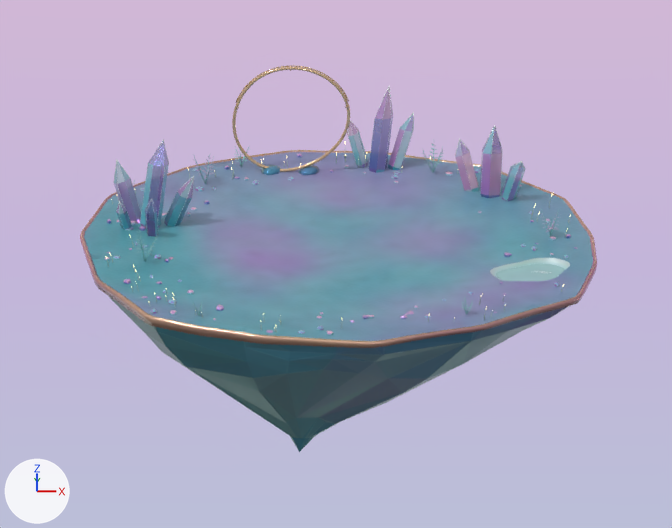
A saved change to the Blender file art/island/island.blend.
Before and after are seen from the file's camera 'SUP_Preview_Camera'. The axes (+X, +Y, +Z) are drawn at lower left. The lights are the same throughout. The first picture is the older version.

Script lines for the objects in view, before the commit:
```python
ob_island_crystal_underside___asymmetric_mineral_keel = bpy.data.objects.new('Island_Crystal_Underside | Asymmetric mineral keel', me_island_crystal_underside___asymmetric_mineral_keel)
ob_island_crystal_underside___asymmetric_mineral_keel.parent = ob_sup_island_root
ob_island_crystal_underside___asymmetric_mineral_keel.location = (0.0, 0.0, 0.0)
ob_island_pond___single_aqua_water_sheet = bpy.data.objects.new('Island_Pond | Single aqua water sheet', me_island_pond___single_aqua_water_sheet)
ob_island_pond___single_aqua_water_sheet.parent = ob_sup_island_root
ob_island_pond___single_aqua_water_sheet.location = (0.0, 0.0, 0.0)
ob_island_surface___opalescent_planting_clearing = bpy.data.objects.new('Island_Surface | Opalescent planting clearing', me_island_surface___opalescent_planting_clearing)
ob_island_surface___opalescent_planting_clearing.parent = ob_sup_island_root
ob_island_surface___opalescent_planting_clearing.location = (0.0, 0.0, 0.0)
# also in view: 'Island_Peripheral_Crystals | Cluster 2 facet family 1' at (2.4, 2.3, 0.5); 'Island_Accents | Scattered opal gravel' at (0.1, 0.1, 0.0); 'Island_Peripheral_Crystals | Cluster 1 facet family 2' at (-2.8, 0.8, 0.4); 'Island_Peripheral_Crystals | Cluster 3 facet family 1' at (0.7, 3.2, 0.7); 'SUP Preview sky backdrop' at (0.0, 12.9, -5.6)
```
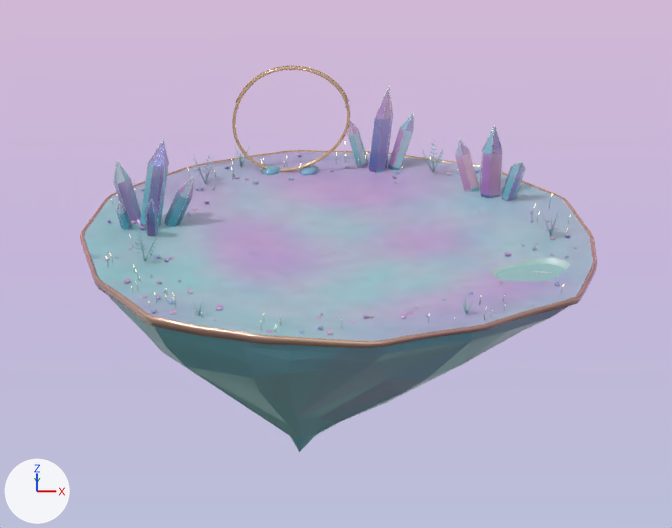
Boxes [x1, y1, x2, y2] around the edits, measured in the pictures (672 x 528 px):
'Island_Surface | Opalescent planting clearing', recoloured
    both: [84, 152, 593, 341]
part 2 of me_island_crystal_underside___asymmetric_mineral_keel, recoloured
    both: [114, 300, 566, 452]

What the commit changed:
me_island_surface___opalescent_planting_clearing has 1423 vertices, 2672 faces and spans x -3.89..3.98, y -3.78..3.85, z 0.0..0.05.
me_island_surface___opalescent_planting_clearing is used by ob_island_surface___opalescent_planting_clearing; parent ob_sup_island_root; location (0.0, 0.0, 0.0).
me_island_surface___opalescent_planting_clearing part 1: vertex colours changed.
me_island_crystal_underside___asymmetric_mineral_keel has 585 vertices, 1089 faces and spans x -3.88..3.96, y -3.76..3.83, z -2.86..-0.02.
me_island_crystal_underside___asymmetric_mineral_keel is used by ob_island_crystal_underside___asymmetric_mineral_keel; parent ob_sup_island_root; location (0.0, 0.0, 0.0).
me_island_crystal_underside___asymmetric_mineral_keel part 2: 1089 kept faces spanning x -3.88..3.96, y -3.76..3.83, z -2.86..-0.02 get new vertex colours.
